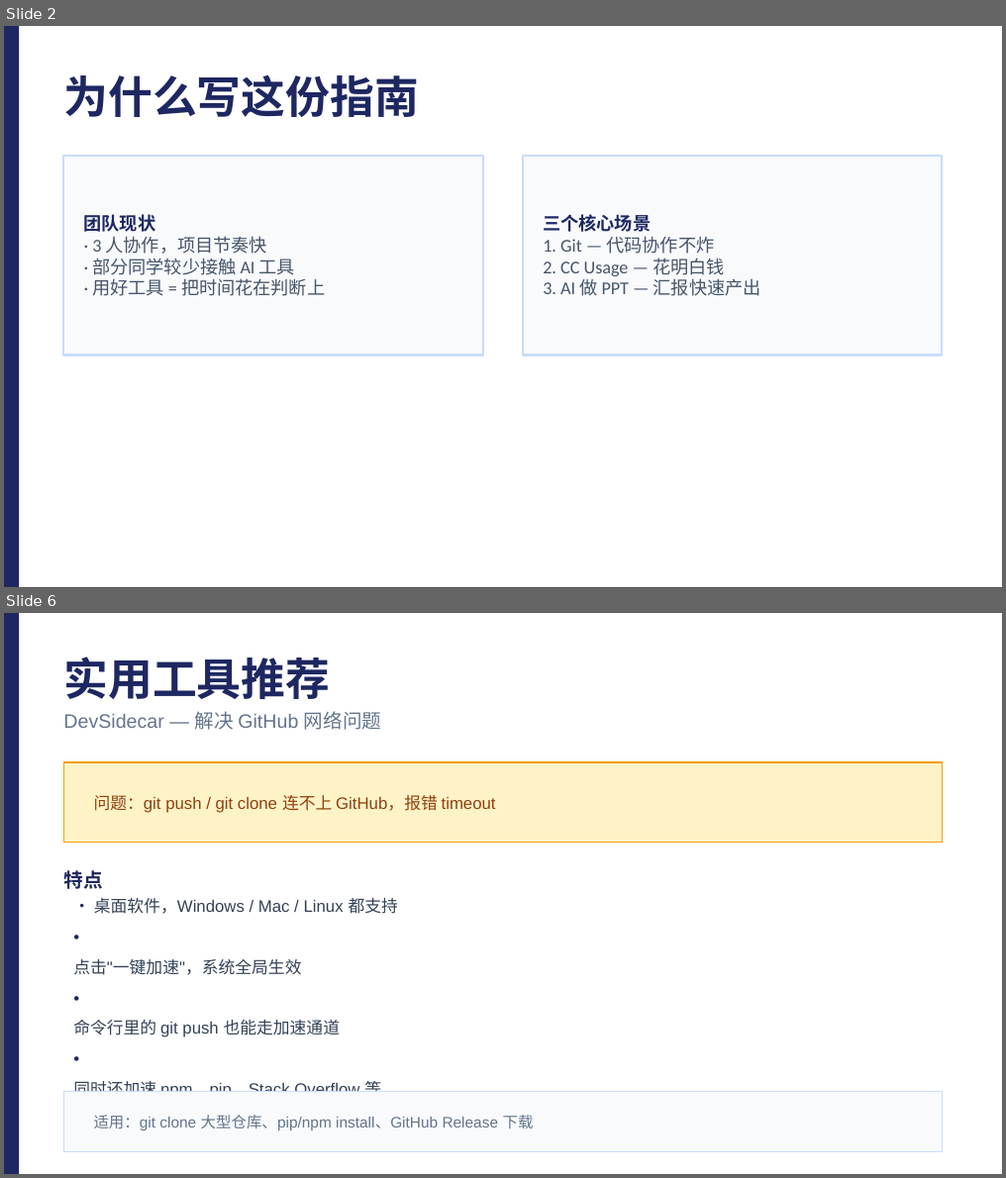
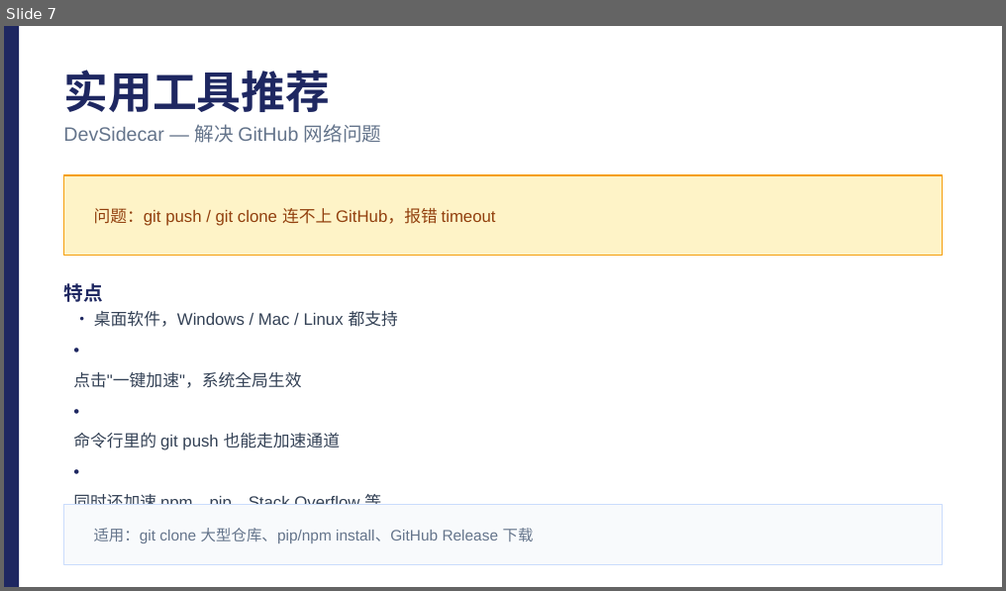
Before and after one commit to lelelelelelelelelelelelele/rednote_monitor, a slide deck: report/20260520/lele_AI工具指南/20260520_AI工具指南.pptx. Shown one above the other, each under a label of ours: slides 2 and 6 before the commit, slide 7 after it; the slides between them are not shown. The pictures are 1006x1178 and 1006x591 pixels, drawn with LibreOffice and Linux fonts; fonts in the diff are those of the drawing. Boxes give left, top, right and bottom in pixels: in the first picture for what was removed or moved away, otherwise in the second. Text is boxed around its words. In the diff, an @@ line names an element or a change of style, - is before the commit and + after.

```diff
--- a/report/20260520/lele_AI工具指南/20260520_AI工具指南.pptx
+++ b/report/20260520/lele_AI工具指南/20260520_AI工具指南.pptx
@@ slide 2 removed at bbox=[4, 26, 1002, 587], background #FFFFFF @@
@@ rectangle removed at bbox=[4, 26, 19, 586] @@
@@ text removed at bbox=[63, 75, 419, 117] @@
-为什么写这份指南
@@ rectangle removed at bbox=[63, 156, 483, 356] @@
@@ rectangle removed at bbox=[523, 156, 943, 356] @@
@@ text removed at bbox=[84, 214, 325, 296] @@
-团队现状
-· 3 人协作，项目节奏快
-· 部分同学较少接触 AI 工具
-· 用好工具 = 把时间花在判断上
@@ text removed at bbox=[543, 214, 761, 296] @@
-三个核心场景
-1. Git — 代码协作不炸
-2. CC Usage — 花明白钱
-3. AI 做 PPT — 汇报快速产出
@@ what was slide 6 is now slide 7 @@
```
Also in this commit, not shown: 6 slides changed, 5 slides added, 2 other files.
